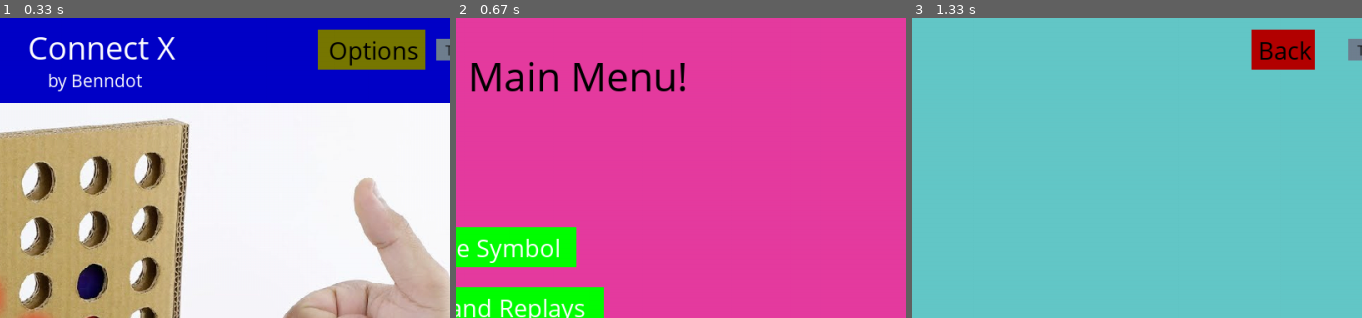
Above: before the commit, frames 1-3 (left to right).
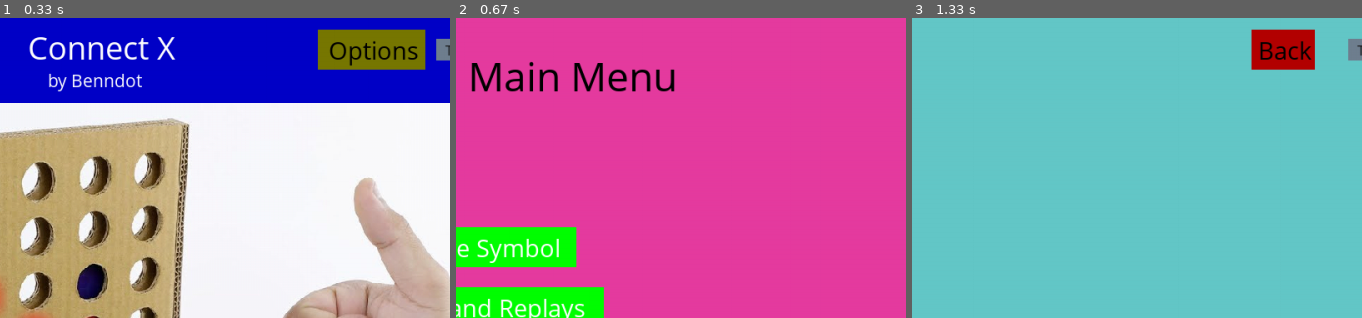
Above: after the commit, the same moments.

Repository: Benndot/Connect-X-Pygame
Game: pygame game, started from connectX.py
Same seed, same stepped clock (60 frames per second), same inputs: the game is played once before the commit and once after it.
Inputs (mouse positions are % of the whole screen's width and height, from its top left):
- Up to frame 1 (0.33 s): no input
- Up to frame 2 (0.67 s): click "Start" at 0.42 s
- Up to frame 3 (1.33 s): click "1. Play" at 0.77 s; press the mouse at (36, 29) at 1.03 s; move the mouse to (35, 23) at 1.13 s; release the mouse at (34, 17) at 1.27 s
The pictures show only the part of the screen within x 39-89%, y 0-50%; the shares and areas given below are measured in that part.

Frame 1 is identical in both runs. In frame 2, less than 0.1% of the frame differs, in the area x 49-51%, y 15-25%; in frame 3, nothing differs.

Commit message:
made cell value font size editable
it's now an attribute of the game mode that can be changed

Diff:
--- a/connectX.py
+++ b/connectX.py
@@ -87,6 +87,7 @@
 game_screen = GameScreen()
 
 # Setting different sized font options to be used later for general text and button labels
+xxl_font = pygame.font.SysFont("comicsansms", math.ceil(game_screen.height * 0.0695 * 1.4))
 xl_font = pygame.font.SysFont("comicsansms", math.ceil(game_screen.height * 0.0695 * 1.2))
 large_font = pygame.font.SysFont("comicsansms", math.ceil(game_screen.height * 0.0695))
 intermediate_font = pygame.font.SysFont("comicsansms", math.ceil(game_screen.height * 0.0695 * 0.8))
@@ -168,6 +169,7 @@
     cell_y_offset: float = float(0.12)  # A multiplier for determining a cell's generated position
     x_offset_step: float = float(0.1)  # The space multiplier that separates each cell as they're generated
     y_offset_step: float = float(0.15)
+    font: pygame.font = large_font
 
 
 connect4 = GameMode("Connect4", np.full((6, 7), "-"), 4, cell_width=float(game_screen.width / 11),
@@ -184,7 +186,8 @@
 
 tic_tac_toe = GameMode("Tic-Tac-Toe", np.full((3, 3), "-"), 3, cell_width=float(game_screen.width / 6.5),
                        cell_height=float(game_screen.height / 5), x_offset_step=float(0.16),
-                       y_offset_step=float(0.22), cell_x_offset=float(0.24))
+                       y_offset_step=float(0.22), cell_x_offset=float(0.24),
+                       font=xl_font)
 
 cheese_crackers = GameMode("Cheese & Crackers", np.full((5, 5), "-"), 4)
 
@@ -322,7 +325,7 @@
 
 def main_menu():
 
-    greeting_message = "Main Menu!"
+    greeting_message = "Main Menu"
 
     play_game_str = {"Play": mode_selection}
     change_symbol_str = {"Change Symbol": symbol_selection}
@@ -858,7 +861,7 @@
             pygame.draw.rect(game_screen.screen, black, outline_rect, int(game_screen.height / 360))
 
     def draw_cell_value(self):
-        create_onscreen_text(large_font, black, self.value, self.x + (self.width / 3),
+        create_onscreen_text(GameHandler.current_mode.font, black, self.value, self.x + (self.width / 3),
                              self.y + (self.height / 6))
 
 
